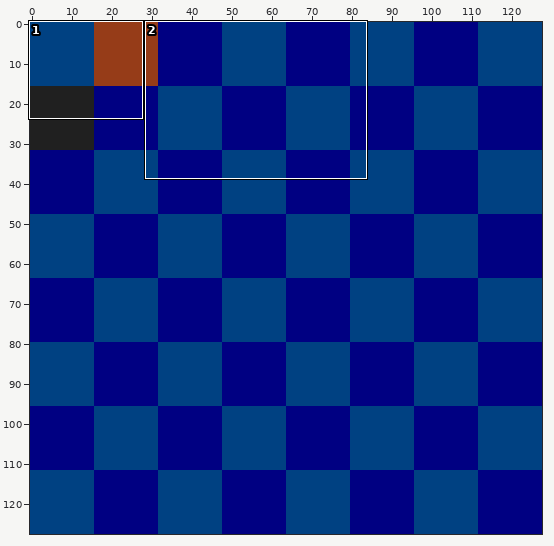
Edited in one commit: sprite sheet (src/media/textures.png). The picture above shows the old version from afar; the outline marks the close-up.
Close-up. As it was:
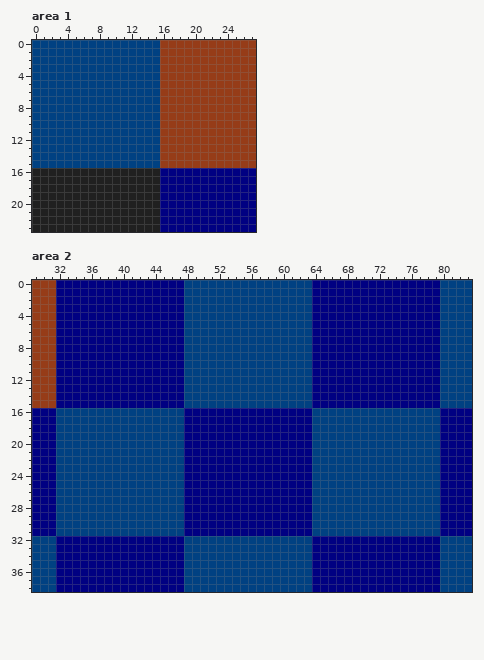
The file is 128x128 pixels. Shown: area 1: x 0..27, y 0..23; area 2: x 29..83, y 0..38.
The same view after the edit:
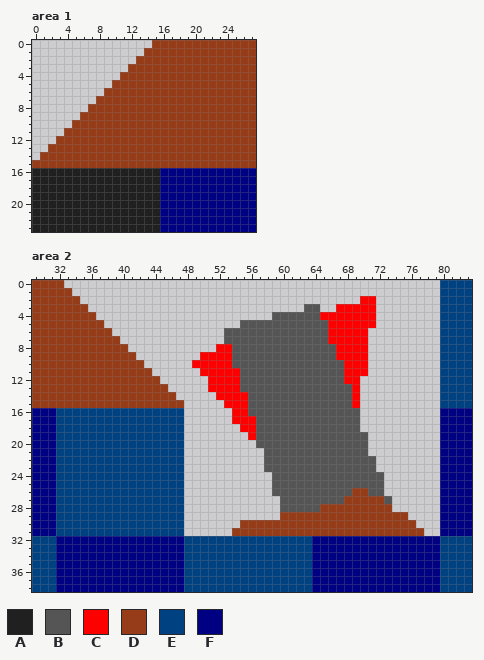
Palette (. is transparent): A #202020  B #555555  C #ff0000  D #963c18  E #004182  F #000082
Change:
Changed rows in their new state; - is an unchanged pixel.
Area 1:
first column x 0:
 0 ...............D
 1 ..............DD
 2 .............DDD
 3 ............DDDD
 4 ...........DDDDD
 5 ..........DDDDDD
 6 .........DDDDDDD
 7 ........DDDDDDDD
 8 .......DDDDDDDDD
 9 ......DDDDDDDDDD
10 .....DDDDDDDDDDD
11 ....DDDDDDDDDDDD
12 ...DDDDDDDDDDDDD
13 ..DDDDDDDDDDDDDD
14 .DDDDDDDDDDDDDDD
15 DDDDDDDDDDDDDDDD
Area 2:
first column x 32:
 0 D...............................................
 1 DD..............................................
 2 DDD...................................CC........
 3 DDDD...........................BB..CCCCC........
 4 DDDDD......................BBBBBBCCCCCCC........
 5 DDDDDD.................BBBBBBBBBBBCCCCCC........
 6 DDDDDDD..............BBBBBBBBBBBBBCCCCC.........
 7 DDDDDDDD.............BBBBBBBBBBBBBCCCCC.........
 8 DDDDDDDDD...........CCBBBBBBBBBBBBBCCCC.........
 9 DDDDDDDDDD........CCCCBBBBBBBBBBBBBCCCC.........
10 DDDDDDDDDDD......CCCCCBBBBBBBBBBBBBBCCC.........
11 DDDDDDDDDDDD......CCCCCBBBBBBBBBBBBBCCC.........
12 DDDDDDDDDDDDD......CCCCBBBBBBBBBBBBBCC..........
13 DDDDDDDDDDDDDD.....CCCCBBBBBBBBBBBBBBC..........
14 DDDDDDDDDDDDDDD.....CCCCBBBBBBBBBBBBBC..........
15 DDDDDDDDDDDDDDDD.....CCCBBBBBBBBBBBBBC..........
16 ----------------......CCBBBBBBBBBBBBBB..........
17 ----------------......CCCBBBBBBBBBBBBB..........
18 ----------------.......CCBBBBBBBBBBBBB..........
19 ----------------........CBBBBBBBBBBBBBB.........
20 ----------------.........BBBBBBBBBBBBBB.........
21 ----------------..........BBBBBBBBBBBBB.........
22 ----------------..........BBBBBBBBBBBBBB........
23 ----------------..........BBBBBBBBBBBBBB........
24 ----------------...........BBBBBBBBBBBBBB.......
25 ----------------...........BBBBBBBBBBBBBB.......
26 ----------------...........BBBBBBBBBBDDBB.......
27 ----------------............BBBBBBBBDDDDDB......
28 ----------------............BBBBBDDDDDDDDD......
29 ----------------............DDDDDDDDDDDDDDDD....
30 ----------------.......DDDDDDDDDDDDDDDDDDDDDD...
31 ----------------......DDDDDDDDDDDDDDDDDDDDDDDD..
Pixel boxes of the changes (left, top, right, bottom) in both close-ups:
changed: (32, 40, 160, 168)
changed: (56, 280, 440, 536)
